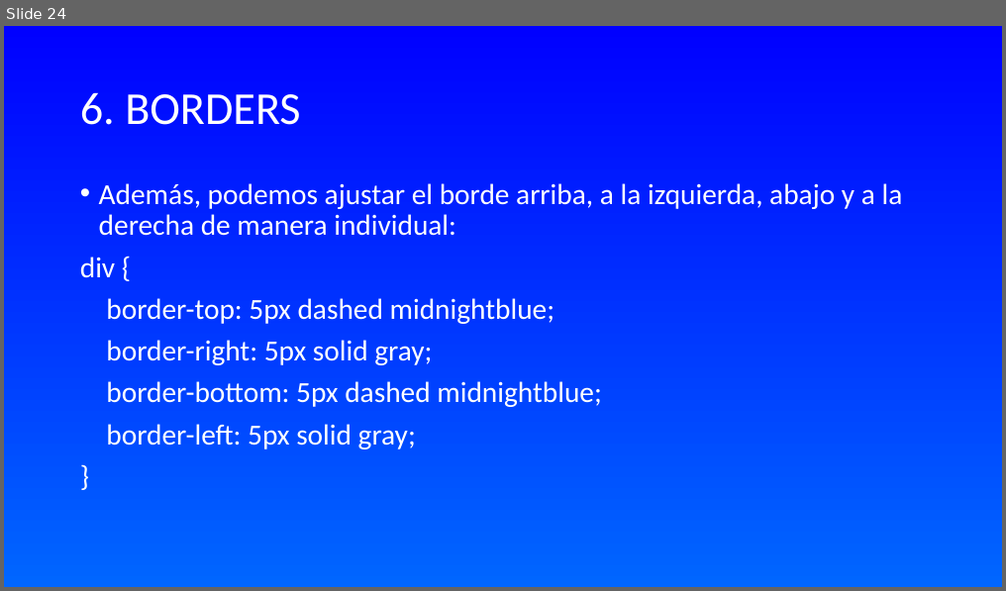
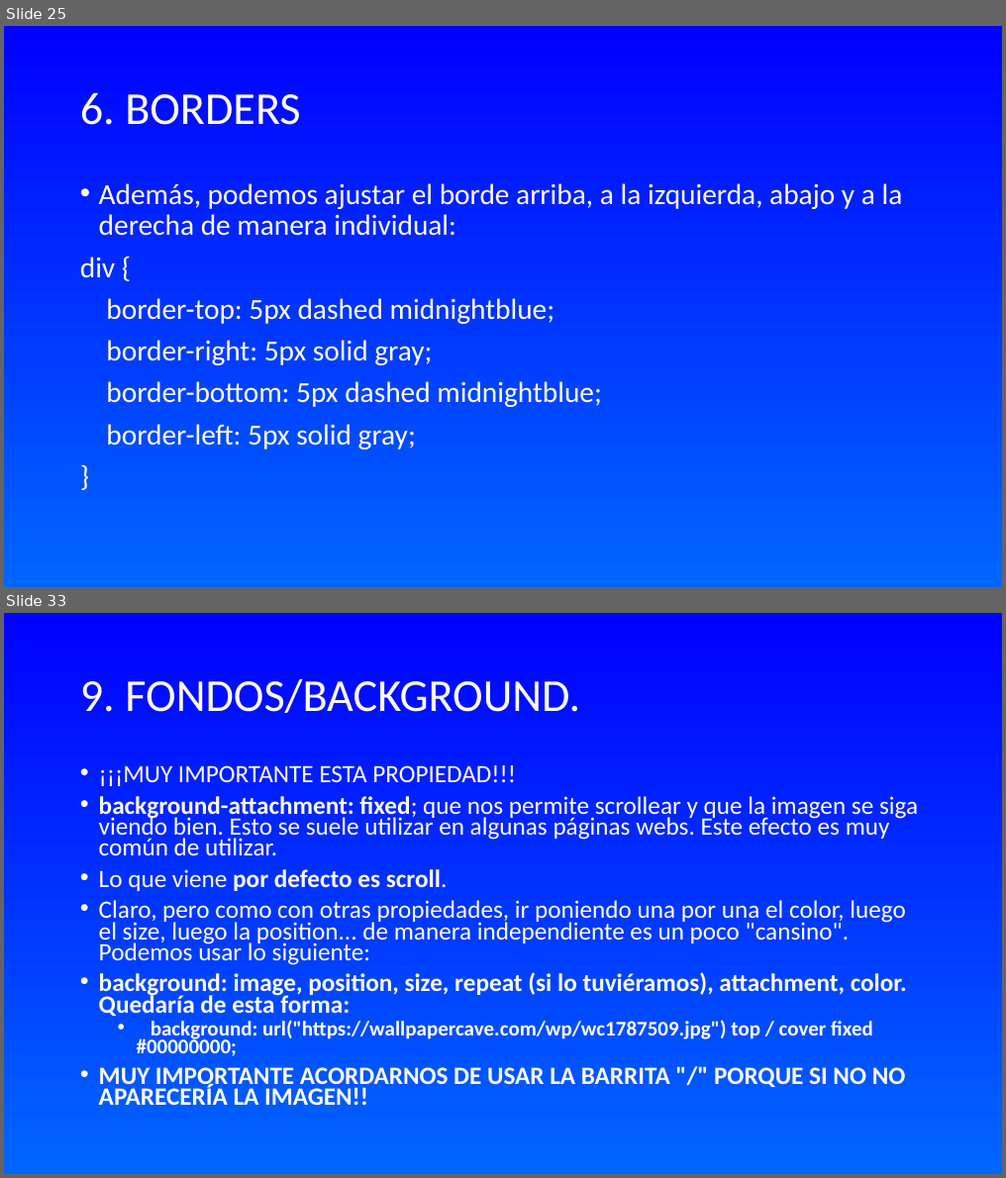
Before and after one commit to WalterDeRacagua/Curso-de-HTML-y-CSS, a slide deck: CSS/TEORÍA/INTRODUCCIÓN A CSS.odp. Shown one above the other, each under a label of ours: slide 24 before the commit, slides 25 and 33 after it; the slides between them are not shown. The pictures are 1006x591 and 1006x1178 pixels, drawn with LibreOffice and Linux fonts; fonts in the diff are those of the drawing. Boxes give left, top, right and bottom in pixels: in the first picture for what was removed or moved away, otherwise in the second. Text is boxed around its words. In the diff, an @@ line names an element or a change of style, - is before the commit and + after.

```diff
--- a/CSS/TEORÍA/INTRODUCCIÓN A CSS.odp
+++ b/CSS/TEORÍA/INTRODUCCIÓN A CSS.odp
@@ slide 33 added at box(4, 613, 1002, 1174), background gradient #0000FF to #0066FF @@
@@ title added at box(80, 679, 580, 713), 44 pt, text #FFFFFF @@
+9. FONDOS/BACKGROUND.
@@ text added at box(99, 765, 918, 1105), 24 pt, text #FFFFFF @@
+• ¡¡¡MUY IMPORTANTE ESTA PROPIEDAD!!!
+• background-attachment: fixed; que nos permite scrollear y que la imagen se siga viendo bien. Esto se suele utilizar en algunas páginas webs. Este efecto es muy común de utilizar.
+• Lo que viene por defecto es scroll.
+• Claro, pero como con otras propiedades, ir poniendo una por una el color, luego el size, luego la position... de manera independiente es un poco "cansino". Podemos usar lo siguiente:
+• background: image, position, size, repeat (si lo tuviéramos), attachment, color. Quedaría de esta forma:
+  • background: url("https://wallpapercave.com/wp/wc1787509.jpg") top / cover fixed #00000000;
+• MUY IMPORTANTE ACORDARNOS DE USAR LA BARRITA "/" PORQUE SI NO NO APARECERÍA LA IMAGEN!!
@@ what was slide 24 is now slide 25 @@
```
Also in this commit, not shown: 1 slide changed, 10 other slides added, 4 other files.
